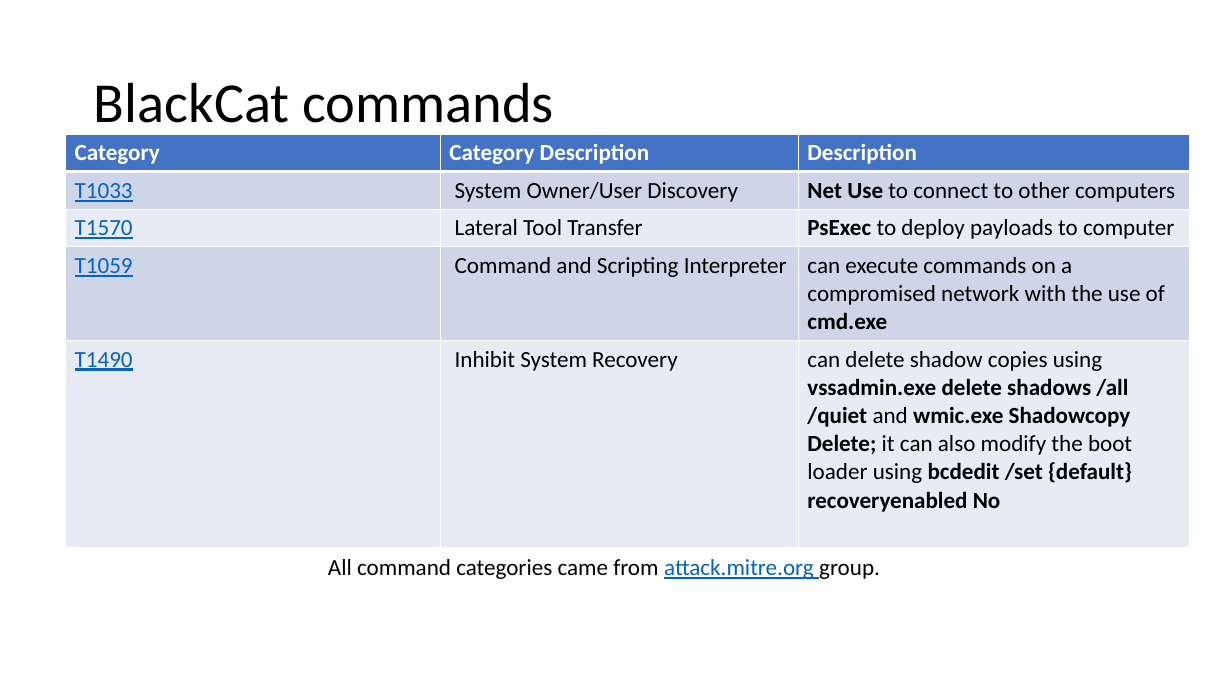
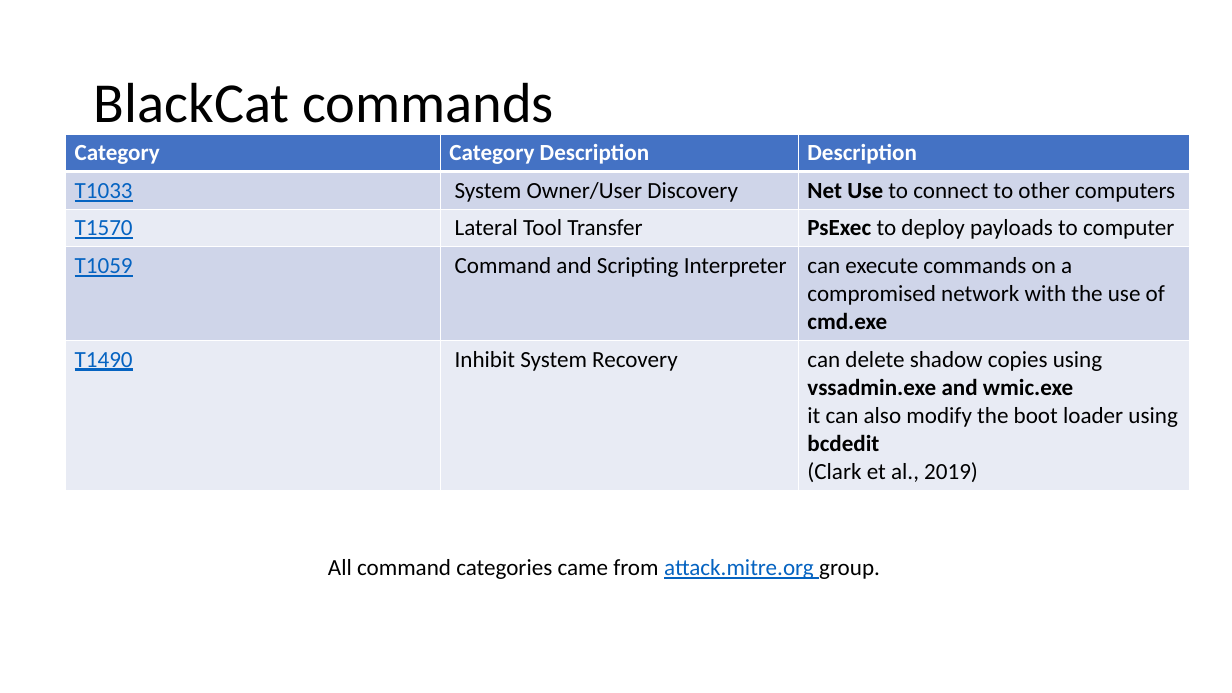
Before and after one commit to CHROME-PLATED-METRO-WOLF/attack, a slide deck: slide 2 of evidence.pptx. Drawn at 1232x693 pixels with LibreOffice and Linux fonts; fonts in the diff are those of the drawing. Boxes give left, top, right and bottom in pixels: in the first picture for what was removed or moved away, otherwise in the second. Text is boxed around its words. In the diff, an @@ line names an element or a change of style, - is before the commit and + after.

```diff
--- a/evidence.pptx
+++ b/evidence.pptx
@@ table at [66, 134, 1191, 487] @@
-row 5, column 3: can delete shadow copies using vssadmin.exe delete shadows /all /quiet and wmic.exe Shadowcopy Delete; it can also modify the boot loader using bcdedit /set {default} recoveryenabled No
+row 5, column 3: can delete shadow copies using vssadmin.exe and wmic.exe / it can also modify the boot loader using bcdedit / (Clark et al., 2019)
```
Also in this commit, not shown: 1 other slide changed, 1 slide added, 1 slide removed, 1 other file.
